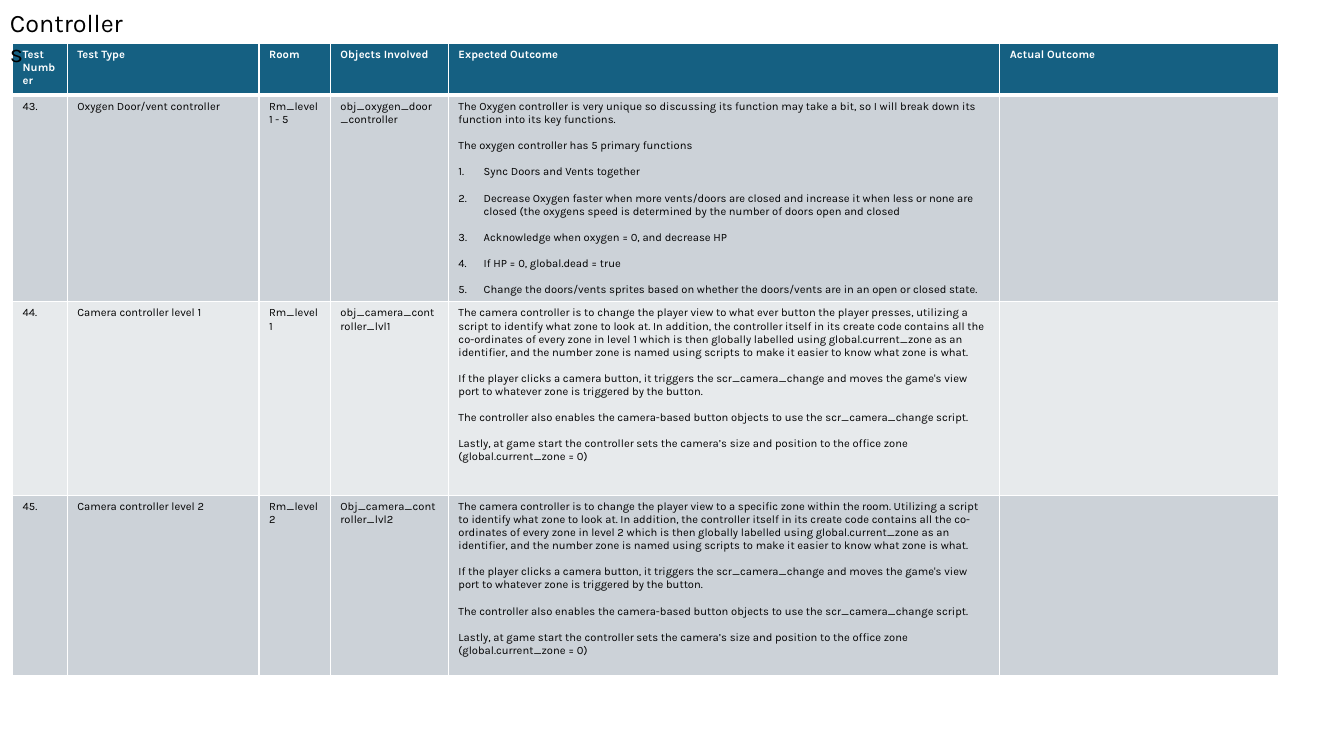
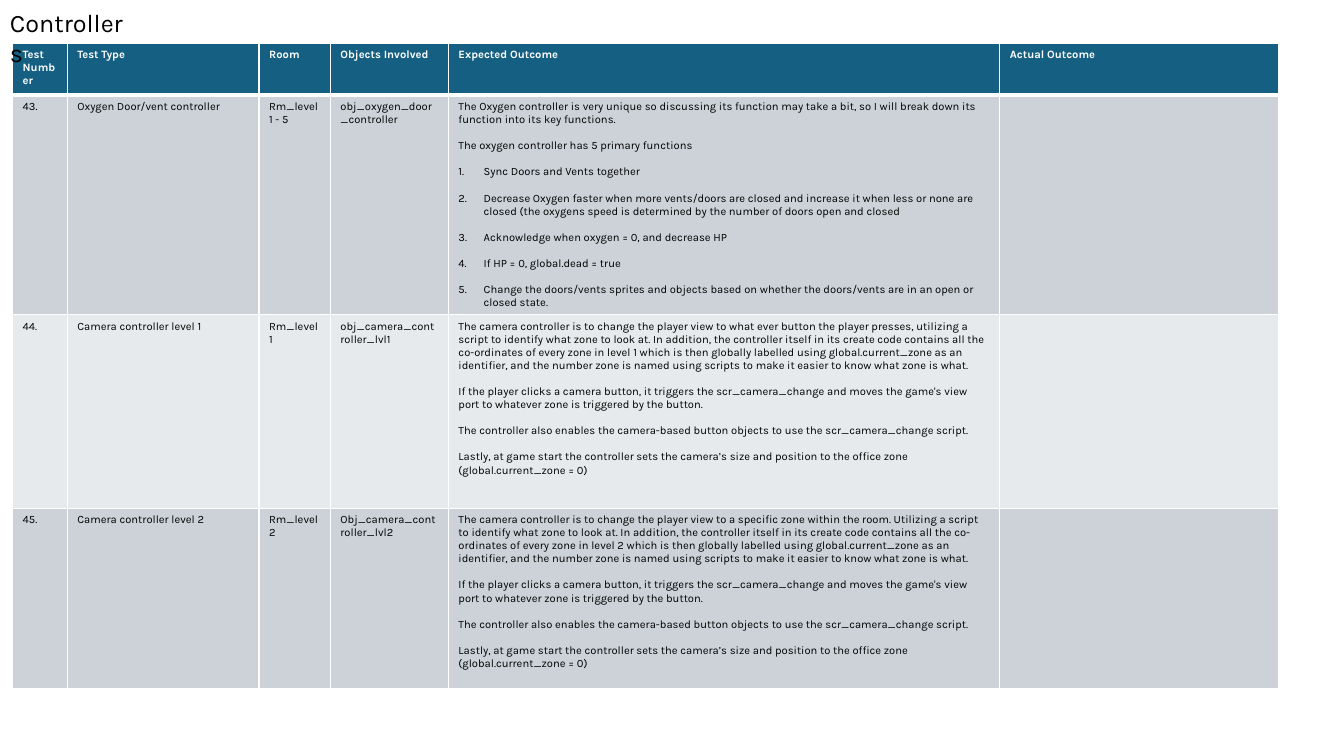
Before and after one commit to QuotedTrain5221/Critical-Failure-3, a slide deck: slide 50 of Logs/Development Log and Alpha Testing.pptx (slide 49 before the commit). Drawn at 1344x756 pixels with LibreOffice and Linux fonts; fonts in the diff are those of the drawing. Boxes give left, top, right and bottom in pixels: in the first picture for what was removed or moved away, otherwise in the second. Text is boxed around its words. In the diff, an @@ line names an element or a change of style, - is before the commit and + after.

```diff
--- a/Logs/Development Log and Alpha Testing.pptx
+++ b/Logs/Development Log and Alpha Testing.pptx
@@ table at <box>12,43,1278,704</box> @@
-row 2, column 5: The Oxygen controller is very unique so discussing its function may take a bit, so I will break down its function into its key functions. / The oxygen controller has 5 primary functions / Sync Doors and Vents together / Decrease Oxygen faster when more vents/doors are closed and increase it when less or none are closed (the oxygens speed is determined by the number of doors open and closed / Acknowledge when oxygen = 0, and decrease HP / If HP = 0, global.dead = true / Change the doors/vents sprites based on whether the doors/vents are in an open or closed state.
+row 2, column 5: The Oxygen controller is very unique so discussing its function may take a bit, so I will break down its function into its key functions. / The oxygen controller has 5 primary functions / Sync Doors and Vents together / Decrease Oxygen faster when more vents/doors are closed and increase it when less or none are closed (the oxygens speed is determined by the number of doors open and closed / Acknowledge when oxygen = 0, and decrease HP / If HP = 0, global.dead = true / Change the doors/vents sprites and objects based on whether the doors/vents are in an open or closed state.
```
Also in this commit, not shown: 5 other slides changed, 27 slides added.
